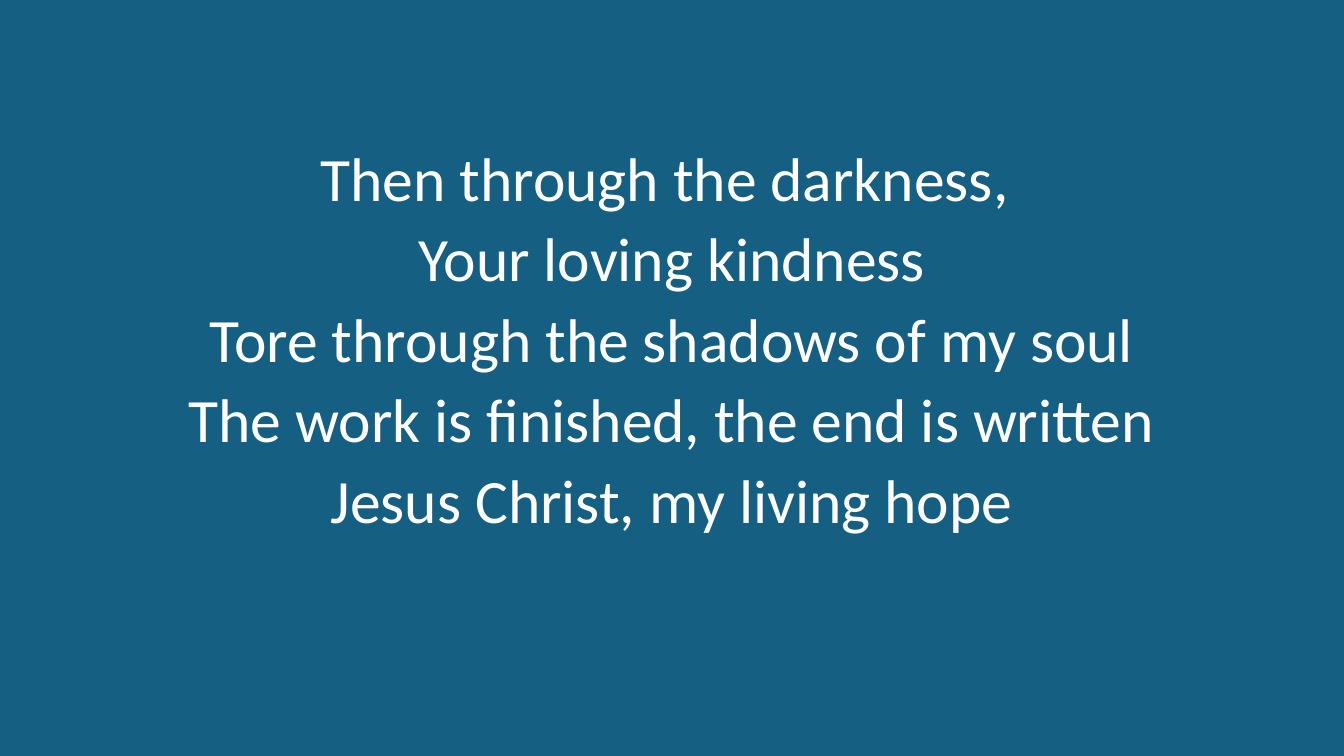
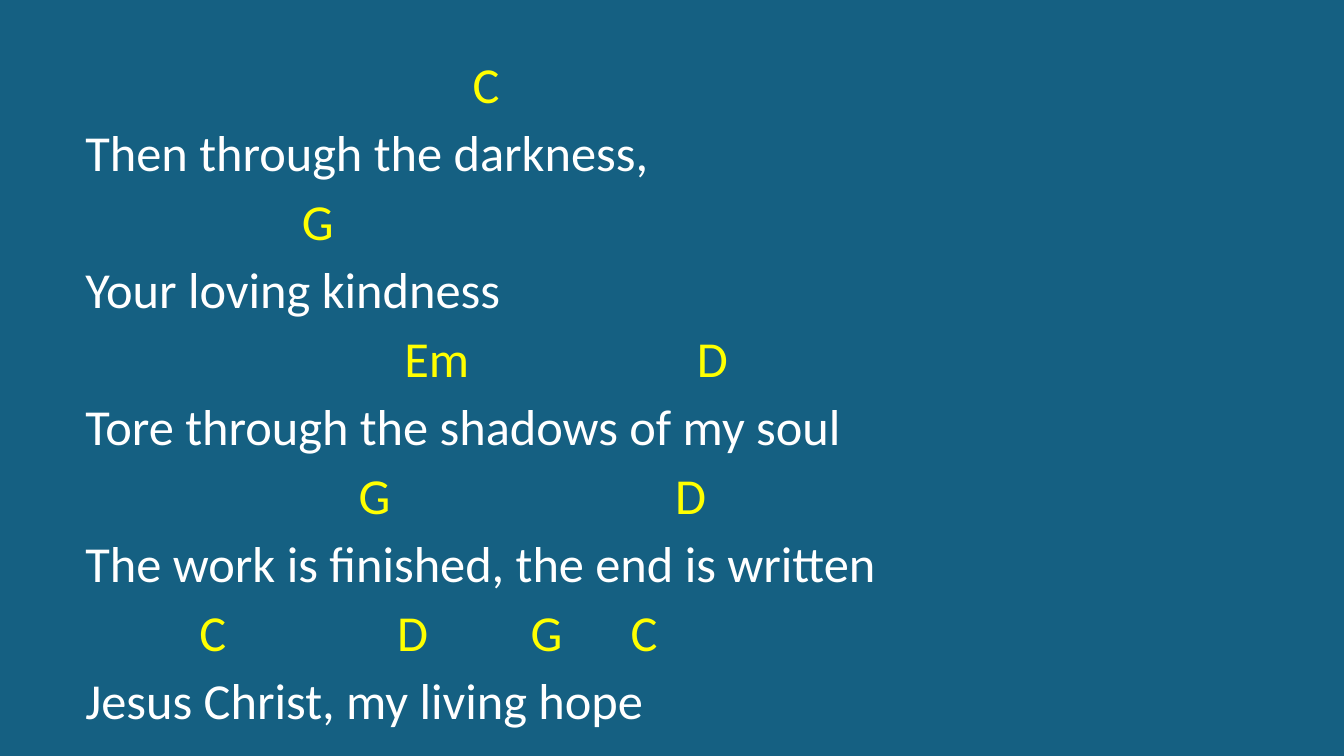
Before and after one commit to kendall412/worship, a slide deck: slide 3 of Living Hope_chords.pptx. Drawn at 1344x756 pixels with LibreOffice and Linux fonts; fonts in the diff are those of the drawing. Boxes give left, top, right and bottom in pixels: in the first picture for what was removed or moved away, otherwise in the second. Text is boxed around its words. In the diff, an @@ line names an element or a change of style, - is before the commit and + after.

```diff
--- a/Living Hope_chords.pptx
+++ b/Living Hope_chords.pptx
@@ subtitle at (x1=473, y1=70, x2=500, y2=104): paragraph added @@
+C
@@ subtitle at (x1=85, y1=136, x2=875, y2=728): size 44 to 36 pt; alignment centre to left @@
@@ subtitle at (x1=302, y1=207, x2=334, y2=241): paragraph added @@
+G
@@ subtitle at (x1=404, y1=344, x2=728, y2=377): paragraph added @@
+Em D
@@ subtitle at (x1=359, y1=481, x2=706, y2=515): paragraph added @@
+G D
@@ subtitle at (x1=199, y1=618, x2=658, y2=652): paragraph added @@
+C D G C
```
Also in this commit, not shown: 7 other slides changed, 3 slides removed, 1 other file.
